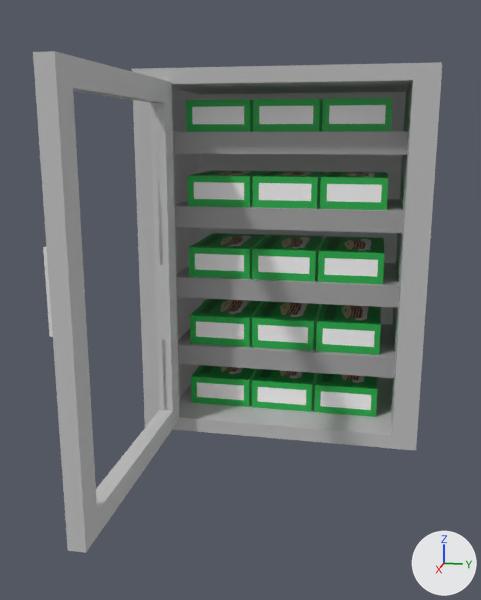
A saved change to the glTF model public/assets/lasagna_fridge/lasagna_fridge.gltf.
Before and after are seen from a camera (50 mm lens) standing at (21.98, 2.75, 9.04) and looking at (3.99, -0.85, 4.54). Every picture has the same lights, and +X, +Y and +Z are marked at lower right. Where no turn or scale is listed for an object, it has been applied to the vertices.

In view in the first picture: 'Lasagna', 'fridge.box', 'fridge.door'.
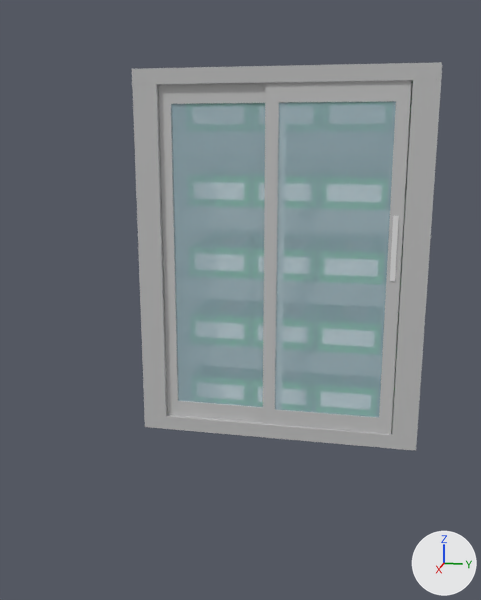
What changed in the scene script:
```text
Change mat_door_glass:
    mat_door_glass.alpha: 0.0 -> 0.3
Add me_fridge_door_static:
    me_fridge_door_static.from_pydata(...)  # 40 vertices, 72 faces; spans x -0.07..0.04, y -1.86..1.86, z -5.21..5.21
    # faces by material slot: [12, 32, 28]
    me_fridge_door_static.materials.append(mat_door_glass)  # white #e7e7e7
    me_fridge_door_static.materials.append(mat_door_frame)  # light grey #c5c5c5
Change ob_fridge_door:
    ob_fridge_door.location: (6.31, -3.36, 5.34) -> (2.61, 1.58, 5.34)
    ob_fridge_door.rotation_euler: (1.571, 1.571, 0.0) -> (0.0, 1.571, 0.0)  # degrees (90, 90, 0) -> degrees (0, 90, 0)
    ob_fridge_door.scale: (4.62, 2.94, 0.0522) -> (4.62, 1.6, 0.00793)
Add ob_fridge_door_static:
    ob_fridge_door_static = bpy.data.objects.new('fridge.door.static', me_fridge_door_static)
    ob_fridge_door_static.location = (2.52, -1.69, 5.34)
```

Where the change shows, as pixel boxes (x1, y1, x2, y2) in the pictures (481 x 600 px):
'fridge.door', surface changed, moved, turned, rescaled: before (33, 51, 179, 553); after (263, 80, 412, 434)
'fridge.door.static', added: after (158, 83, 266, 423)
    faces in mat_door_glass (cyan #cef3ff): (171, 103, 265, 407)
    faces in mat_door_frame (light grey #c5c5c5): (158, 83, 266, 423)
'Lasagna', unchanged, covered by the edit: before (186, 98, 393, 417)
